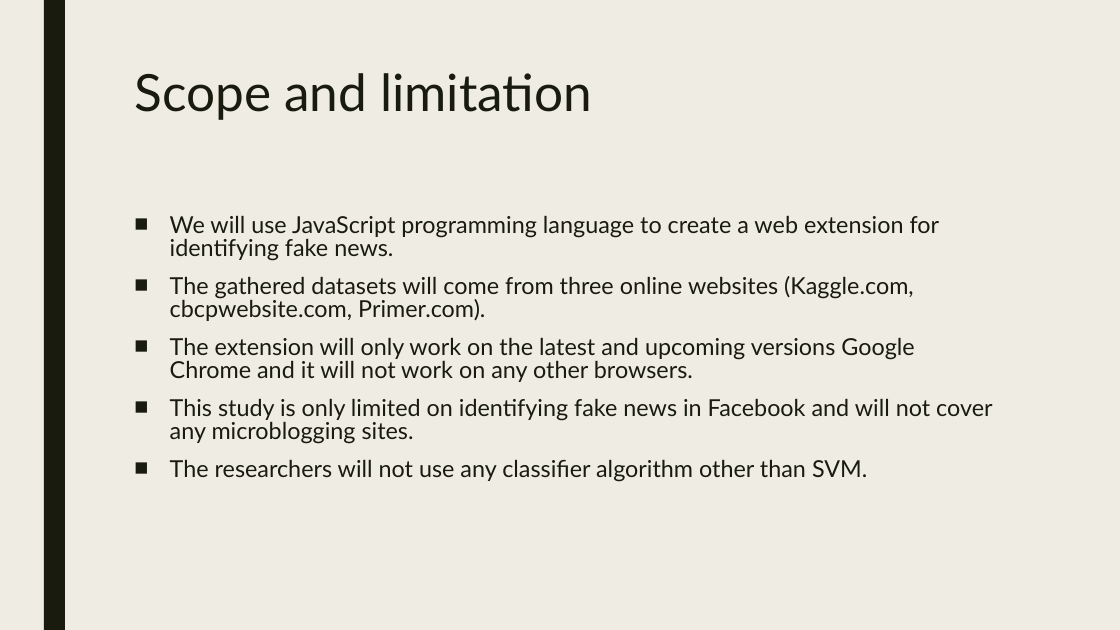
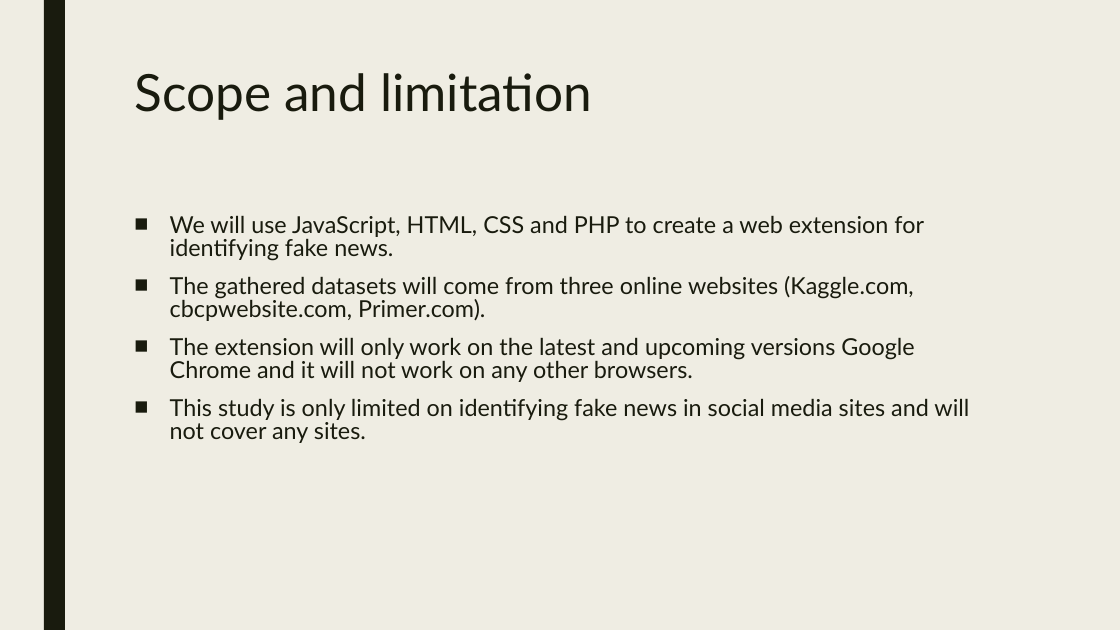
Before and after one commit to seans888/RoaD2R, a slide deck: slide 6 of Identifying fake news in facebook.pptx. Drawn at 1120x630 pixels with LibreOffice and Linux fonts; fonts in the diff are those of the drawing. Boxes give left, top, right and bottom in pixels: in the first picture for what was removed or moved away, otherwise in the second. Text is boxed around its words. In the diff, an @@ line names an element or a change of style, - is before the commit and + after.

```diff
--- a/Identifying fake news in facebook.pptx
+++ b/Identifying fake news in facebook.pptx
@@ text at (170,215,924,261): text changed @@
-■ We will use JavaScript programming language to create a web extension for identifying fake news.
+■ We will use JavaScript, HTML, CSS and PHP to create a web extension for identifying fake news.
@@ text at (170,398,969,443): text changed @@
-■ This study is only limited on identifying fake news in Facebook and will not cover any microblogging sites.
-■ The researchers will not use any classifier algorithm other than SVM.
+■ This study is only limited on identifying fake news in social media sites and will not cover any sites.
```
Also in this commit, not shown: 6 other slides changed, 1 slide added, 22 slides removed, 2 other files.
